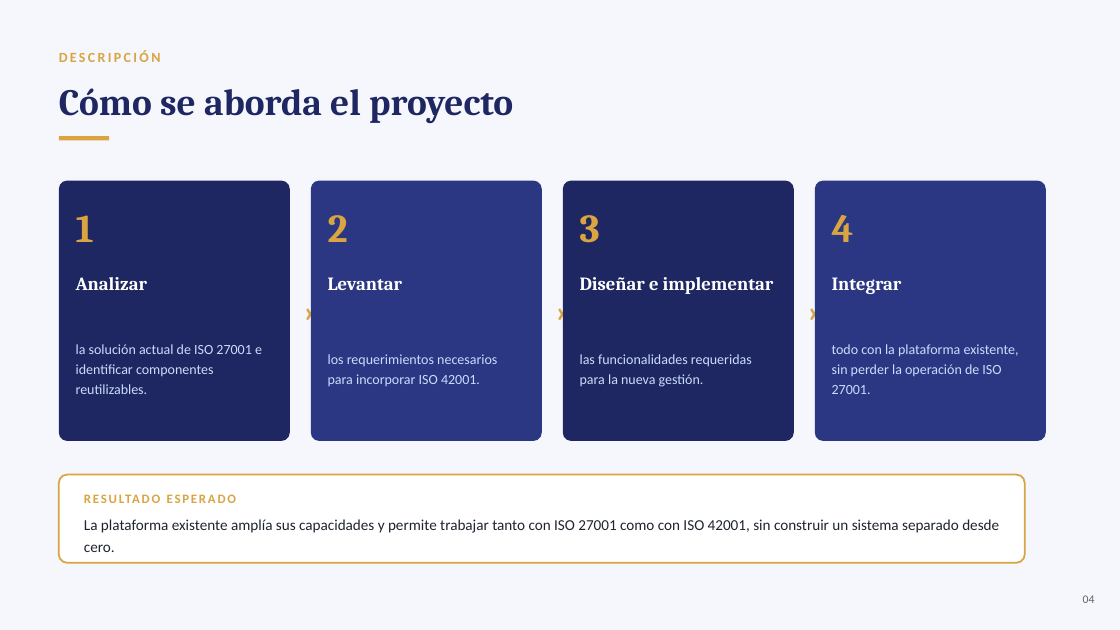
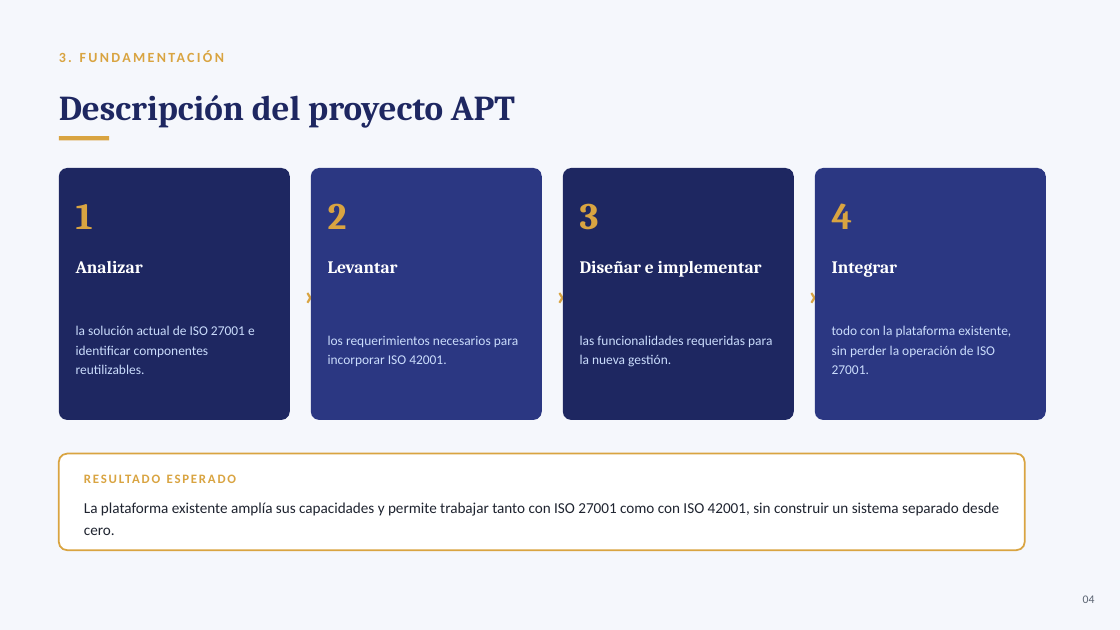
Before and after one commit to vicesuazo/Proyecto-Dani-ISO-42001, a slide deck: slide 5 of Fase 1/Evidencias Grupales/Dani_ISO_42001_Presentacion.pptx (slide 4 before the commit). Drawn at 1120x630 pixels with LibreOffice and Linux fonts; fonts in the diff are those of the drawing. Boxes give left, top, right and bottom in pixels: in the first picture for what was removed or moved away, otherwise in the second. Text is boxed around its words. In the diff, an @@ line names an element or a change of style, - is before the commit and + after.

Commit message:
Archivos actualizados Grupales V

```diff
--- a/Fase 1/Evidencias Grupales/Dani_ISO_42001_Presentacion.pptx
+++ b/Fase 1/Evidencias Grupales/Dani_ISO_42001_Presentacion.pptx
@@ text at box(59, 53, 66, 62): text changed @@
-DESCRIPCIÓN
+3. FUNDAMENTACIÓN
@@ text at box(59, 95, 515, 128): text changed; size 32 to 30 pt @@
-Cómo se aborda el proyecto
+Descripción del proyecto APT
@@ rounded rectangle: place and size @@
-rounded rectangle at box(59, 181, 290, 441)
+rounded rectangle at box(59, 168, 290, 420)
@@ rounded rectangle: place and size @@
-rounded rectangle at box(311, 181, 542, 441)
+rounded rectangle at box(311, 168, 542, 420)
@@ rounded rectangle: place and size @@
-rounded rectangle at box(563, 181, 794, 441)
+rounded rectangle at box(563, 168, 794, 420)
@@ rounded rectangle: place and size @@
-rounded rectangle at box(815, 181, 1046, 441)
+rounded rectangle at box(815, 168, 1046, 420)
@@ 4 texts: place and size @@
-4 texts at box(76, 215, 854, 243)
+4 texts at box(76, 203, 853, 230)
@@ size 34 to 32 pt in 4 elements at box(76, 204, 93, 229), box(328, 203, 347, 229), box(580, 203, 599, 230), box(832, 203, 853, 229) @@
@@ 8 texts: place and size @@
-8 texts at box(76, 277, 999, 552)
+8 texts at box(76, 261, 999, 535)
@@ size 26 to 24 pt in 3 elements at box(288, 265, 330, 323), box(540, 265, 582, 323), box(792, 265, 834, 323) @@
@@ size 16 to 15 pt in 4 elements at box(76, 261, 143, 273), box(328, 261, 398, 273), box(580, 261, 762, 277), box(832, 261, 898, 277) @@
@@ size 12 to 11.5 pt in 4 elements at box(76, 325, 255, 374), box(328, 336, 518, 366), box(580, 335, 772, 367), box(832, 325, 1011, 374) @@
@@ rounded rectangle: place and size @@
-rounded rectangle at box(59, 475, 1025, 563)
+rounded rectangle at box(59, 454, 1025, 550)
@@ rounded rectangle at box(59, 454, 1025, 550): proportions changed @@
@@ 5 texts: place and size @@
-5 texts at box(76, 344, 1019, 511)
+5 texts at box(76, 325, 1011, 492)
```
Also in this commit, not shown: 11 other slides changed, 4 slides added, 1 slide removed, 1 other file.
